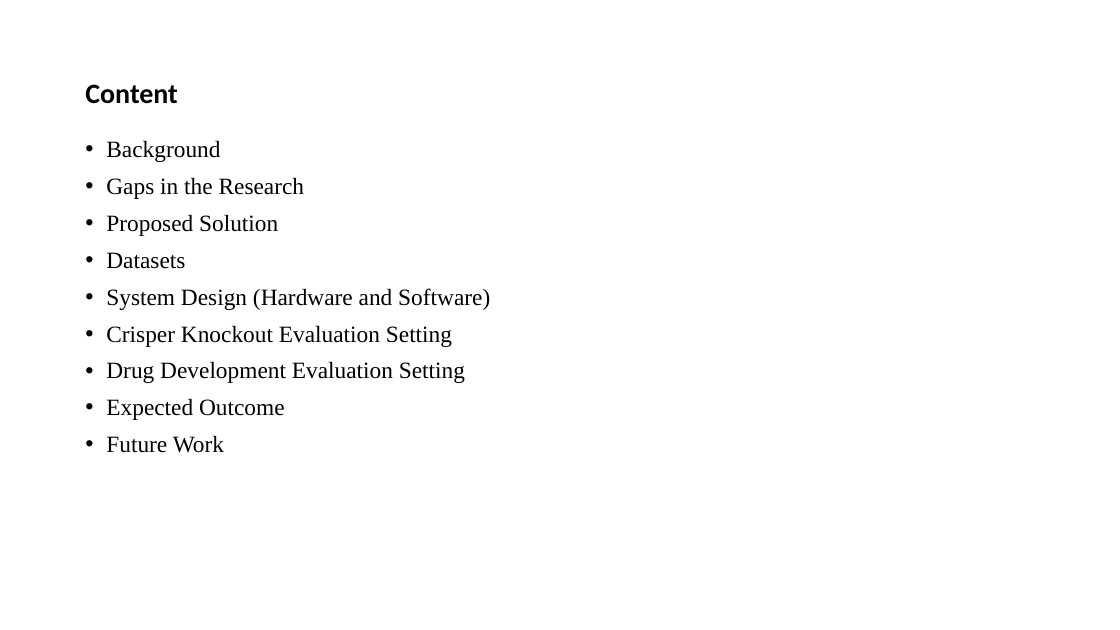
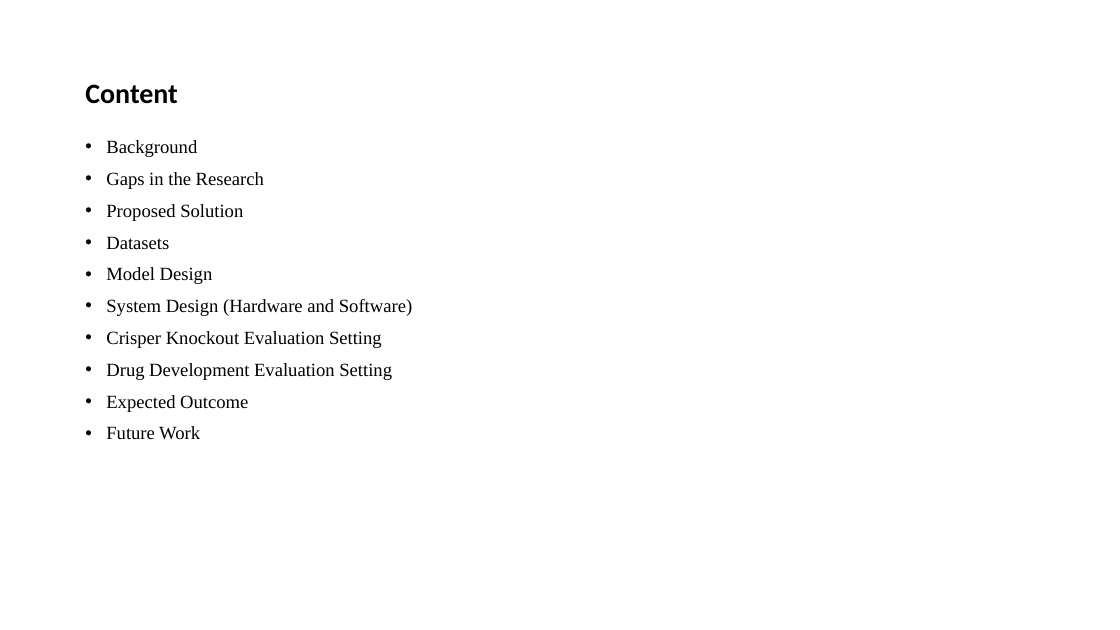
Before and after one commit to boabangf/GNN_RL_gene_trajectory_perturbation, a slide deck: slide 2 of ppt slides for omic codeathon (1) (1).pptx. Drawn at 1120x630 pixels with LibreOffice and Linux fonts; fonts in the diff are those of the drawing. Boxes give left, top, right and bottom in pixels: in the first picture for what was removed or moved away, otherwise in the second. Text is boxed around its words. In the diff, an @@ line names an element or a change of style, - is before the commit and + after.

```diff
--- a/ppt slides for omic codeathon (1) (1).pptx
+++ b/ppt slides for omic codeathon (1) (1).pptx
@@ text at [106,140,412,440]: size 20 to 16 pt @@
@@ text at [106,267,213,284]: paragraph added @@
+• Model Design
```
Also in this commit, not shown: 7 other slides changed, 1 slide added.
